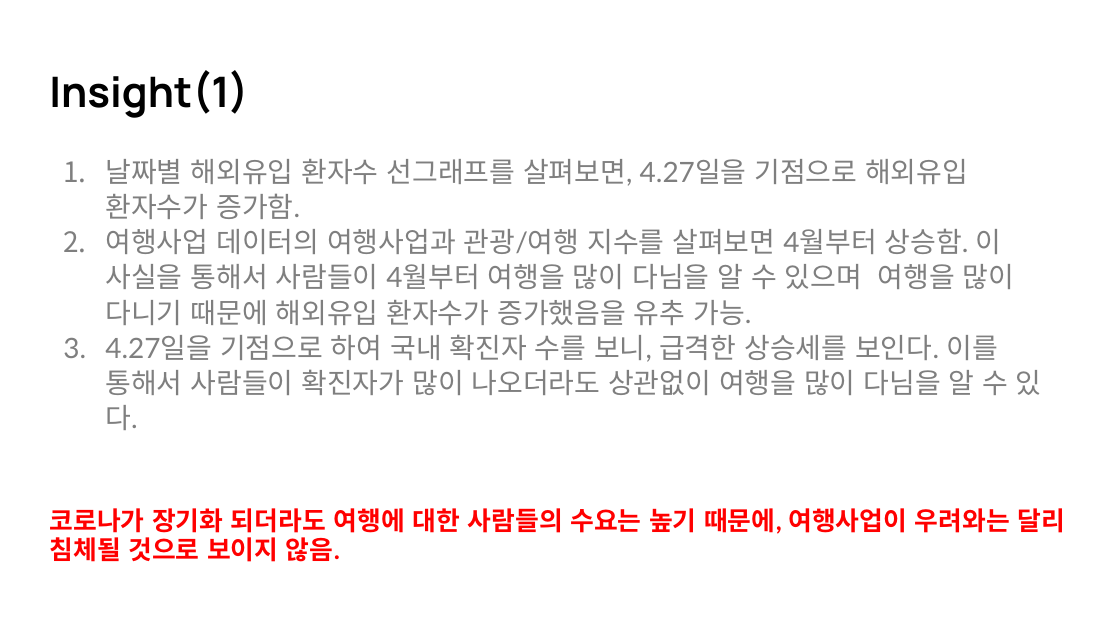
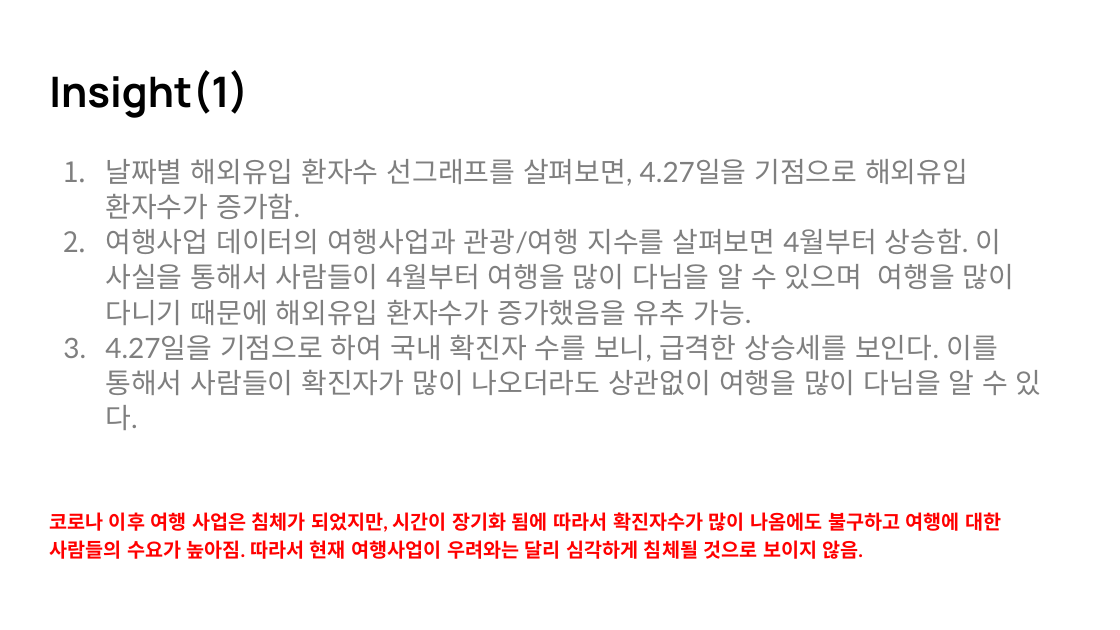
Before and after one commit to kurt7191/covid19, a slide deck: slide 25 of docs/COVID19 데이터 분석 (1).pptx. Drawn at 1120x630 pixels with LibreOffice and Linux fonts; fonts in the diff are those of the drawing. Boxes give left, top, right and bottom in pixels: in the first picture for what was removed or moved away, otherwise in the second. Text is boxed around its words. In the diff, an @@ line names an element or a change of style, - is before the commit and + after.

```diff
--- a/docs/COVID19 데이터 분석 (1).pptx
+++ b/docs/COVID19 데이터 분석 (1).pptx
@@ text at [49,512,1001,559]: text changed; size 16.6 to 12.6 pt @@
-코로나가 장기화 되더라도 여행에 대한 사람들의 수요는 높기 때문에, 여행사업이 우려와는 달리 침체될 것으로 보이지 않음.
+코로나 이후 여행 사업은 침체가 되었지만, 시간이 장기화 됨에 따라서 확진자수가 많이 나옴에도 불구하고 여행에 대한 사람들의 수요가 높아짐. 따라서 현재 여행사업이 우려와는 달리 심각하게 침체될 것으로 보이지 않음.
```
Also in this commit, not shown: 1 other slide changed, 1 slide added, 1 other file.
